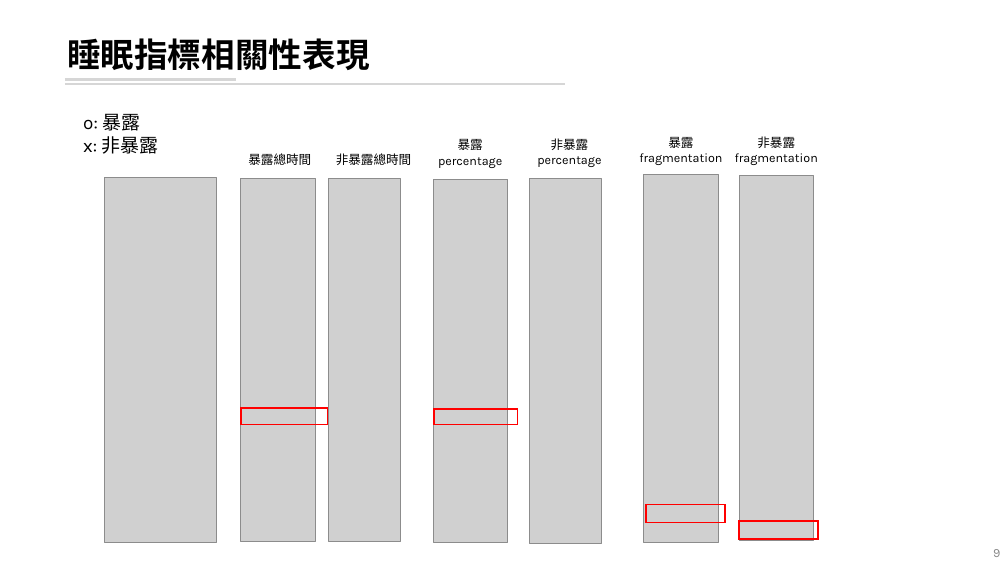
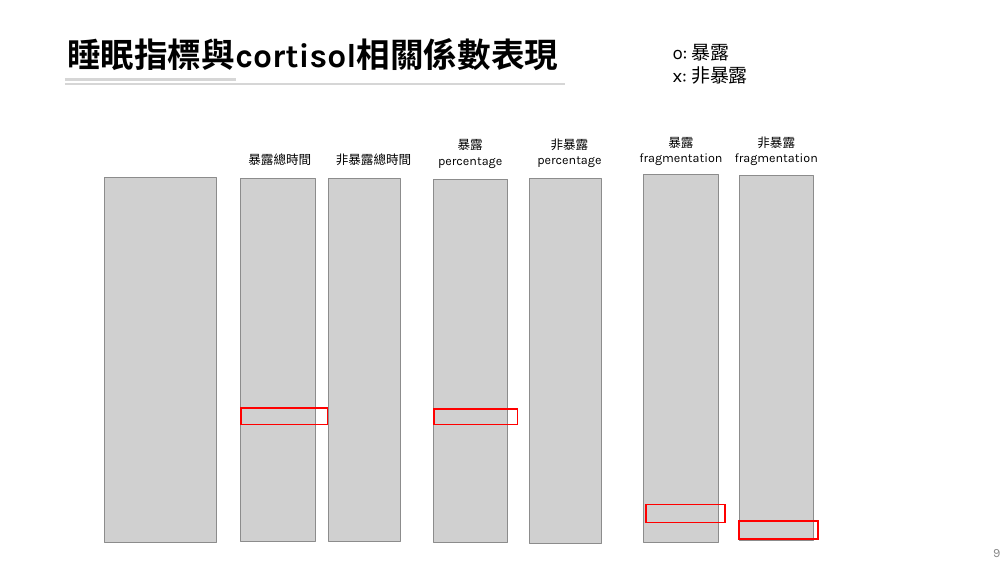
Before and after one commit to leooel97895750/REM_DataMining, a slide deck: slide 9 of 20210804_REM分析.pptx. Drawn at 1008x567 pixels with LibreOffice and Linux fonts; fonts in the diff are those of the drawing; grey boxes stand for pictures. Boxes give left, top, right and bottom in pixels: in the first picture for what was removed or moved away, otherwise in the second. Text is boxed around its words. In the diff, an @@ line names an element or a change of style, - is before the commit and + after.

```diff
--- a/20210804_REM分析.pptx
+++ b/20210804_REM分析.pptx
@@ title at (x1=67, y1=38, x2=558, y2=70): text changed @@
-睡眠指標相關性表現
+睡眠指標與cortisol相關係數表現
@@ text "o: 暴露" moved from (x1=83, y1=113, x2=159, y2=154) to (x1=673, y1=43, x2=748, y2=84) @@
```
Also in this commit, not shown: 9 other slides changed, 13 other files.
